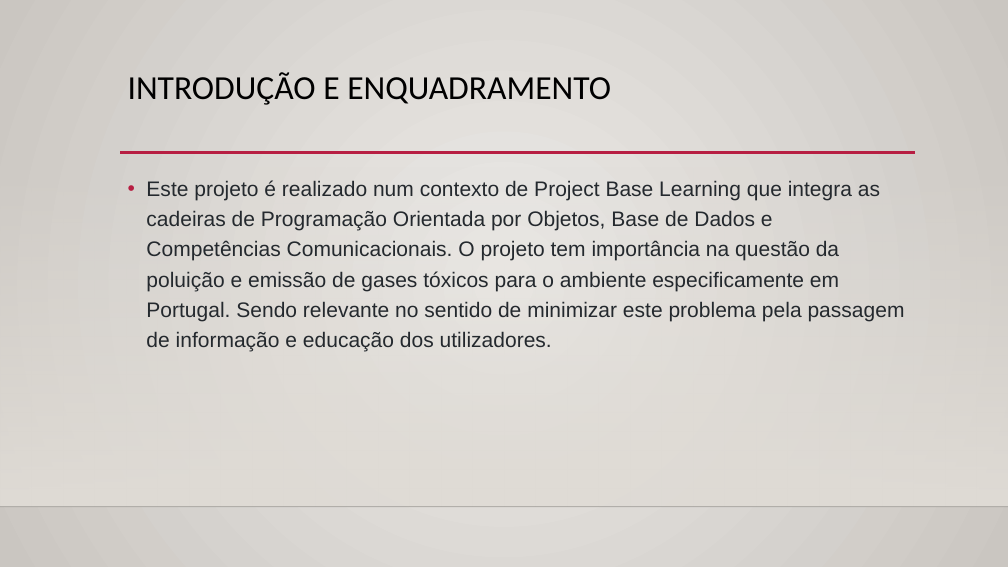
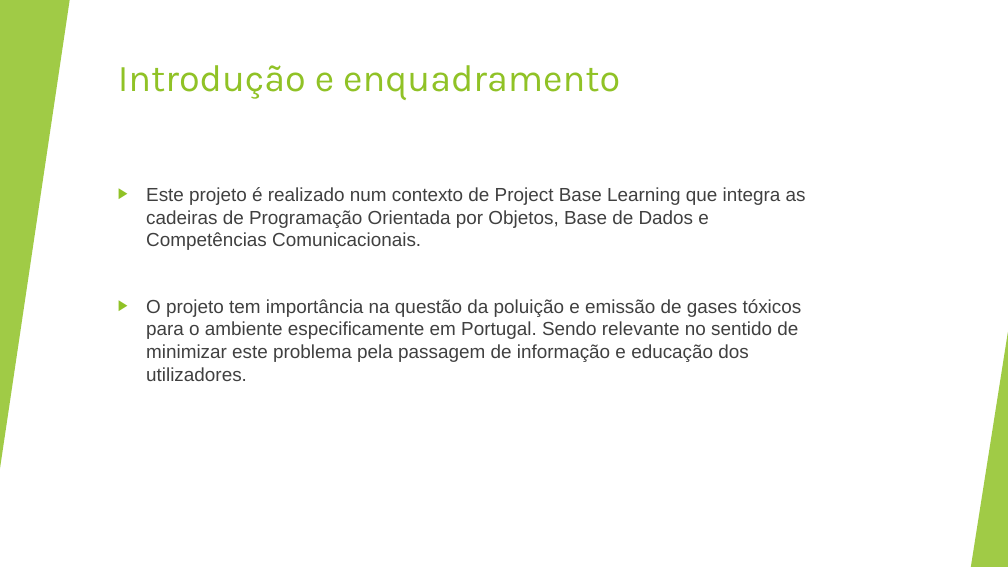
Before and after one commit to joaoluz90/footprint4all, a slide deck: slide 2 of Footprint4all.pptx. Drawn at 1008x567 pixels with LibreOffice and Linux fonts; fonts in the diff are those of the drawing; background and template pictures are left out. Boxes give left, top, right and bottom in pixels: in the first picture for what was removed or moved away, otherwise in the second. Text is boxed around its words. In the diff, an @@ line names an element or a change of style, - is before the commit and + after.

Commit message:
ppw

```diff
--- a/Footprint4all.pptx
+++ b/Footprint4all.pptx
@@ background gradient #ECEAE7 to #CAC7C1 to #FFFFFF @@
@@ rectangle added at (x1=0, y1=0, x2=1008, y2=567), fill #FFFFFF @@
@@ triangle added at (x1=0, y1=0, x2=70, y2=469), fill #90C226 at 85% opacity @@
@@ title at (x1=118, y1=65, x2=620, y2=100): text changed; size 32 to 36 pt; font Calibri to Karla; text colour #000000 to #90C226 @@
-INTRODUÇÃO E ENQUADRAMENTO
+Introdução e enquadramento
@@ rectangle removed at (x1=0, y1=167, x2=1008, y2=507) @@
@@ line removed from (120, 153) to (915, 153) @@
@@ text at (x1=146, y1=187, x2=806, y2=381): text changed; size 20 to 18 pt; text colour #24292E to #404040 @@
-• Este projeto é realizado num contexto de Project Base Learning que integra as cadeiras de Programação Orientada por Objetos, Base de Dados e Competências Comunicacionais. O projeto tem importância na questão da poluição e emissão de gases tóxicos para o ambiente especificamente em Portugal. Sendo relevante no sentido de minimizar este problema pela passagem de informação e educação dos utilizadores.
+▶ Este projeto é realizado num contexto de Project Base Learning que integra as cadeiras de Programação Orientada por Objetos, Base de Dados e Competências Comunicacionais.
+▶ O projeto tem importância na questão da poluição e emissão de gases tóxicos para o ambiente especificamente em Portugal. Sendo relevante no sentido de minimizar este problema pela passagem de informação e educação dos utilizadores.
@@ group added at (x1=0, y1=0, x2=1008, y2=567): 5 freeform shapes, 3 triangles, 2 lines @@
@@ triangle added at (x1=971, y1=332, x2=1008, y2=567), fill #90C226 at 85% opacity @@
@@ line removed from (0, 507) to (1008, 507) @@
```
Also in this commit, not shown: 4 other slides changed, 3 slides added, 3 slides removed.
